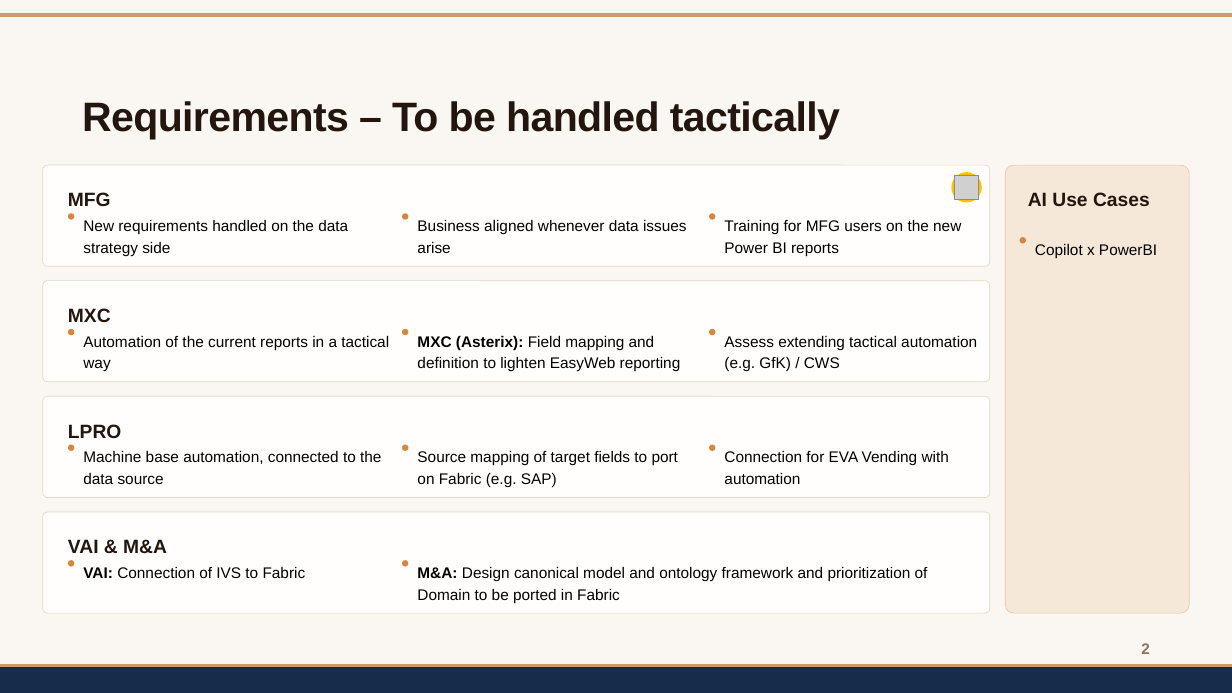
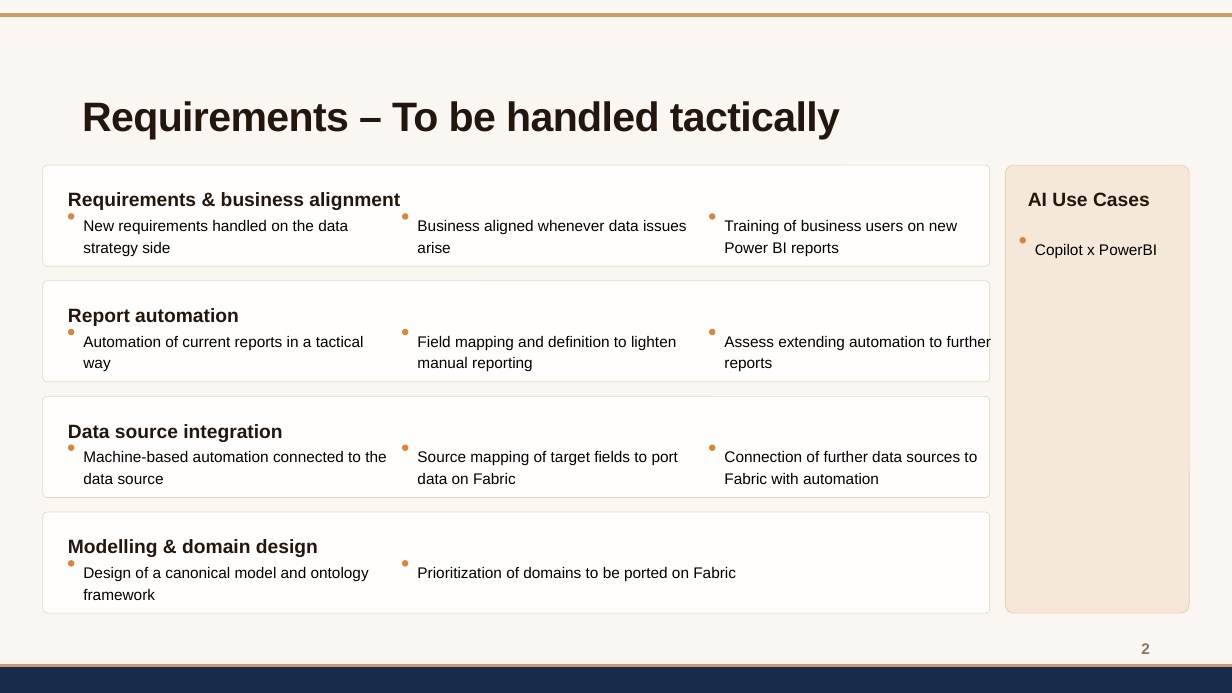
Before and after one commit to davidecirani/ECS, a slide deck: slide 2 of decks/ECS_Data_Platform_-_Data_Analytics_-_Governance_Tactical_rifinito.pptx. Drawn at 1232x693 pixels with LibreOffice and Linux fonts; fonts in the diff are those of the drawing; grey boxes stand for pictures; background and template pictures are left out. Boxes give left, top, right and bottom in pixels: in the first picture for what was removed or moved away, otherwise in the second. Text is boxed around its words. In the diff, an @@ line names an element or a change of style, - is before the commit and + after.

```diff
--- a/decks/ECS_Data_Platform_-_Data_Analytics_-_Governance_Tactical_rifinito.pptx
+++ b/decks/ECS_Data_Platform_-_Data_Analytics_-_Governance_Tactical_rifinito.pptx
@@ ellipse removed at (952, 173, 981, 201) @@
@@ picture removed at (955, 176, 979, 200) @@
@@ text at (68, 192, 400, 210): text changed @@
-MFG
+Requirements & business alignment
@@ text at (724, 220, 957, 256): text changed @@
-Training for MFG users on the new Power BI reports
+Training of business users on new Power BI reports
@@ text at (68, 308, 239, 326): text changed @@
-MXC
+Report automation
@@ text at (83, 336, 364, 372): text changed @@
-Automation of the current reports in a tactical way
+Automation of current reports in a tactical way
@@ text at (417, 336, 676, 372): text changed @@
-MXC (Asterix): Field mapping and definition to lighten EasyWeb reporting
+Field mapping and definition to lighten manual reporting
@@ text at (724, 336, 991, 372): text changed @@
-Assess extending tactical automation (e.g. GfK) / CWS
+Assess extending automation to further reports
@@ text at (68, 424, 282, 442): text changed @@
-LPRO
+Data source integration
@@ text at (83, 451, 386, 484): text changed @@
-Machine base automation, connected to the data source
+Machine-based automation connected to the data source
@@ text at (417, 451, 678, 484): text changed @@
-Source mapping of target fields to port on Fabric (e.g. SAP)
+Source mapping of target fields to port data on Fabric
@@ text at (724, 451, 977, 484): text changed @@
-Connection for EVA Vending with automation
+Connection of further data sources to Fabric with automation
@@ text at (68, 539, 318, 557): text changed @@
-VAI & M&A
+Modelling & domain design
@@ text at (83, 567, 369, 600): text changed @@
-VAI: Connection of IVS to Fabric
+Design of a canonical model and ontology framework
@@ text at (417, 567, 736, 582): text changed @@
-M&A: Design canonical model and ontology framework and prioritization of Domain to be ported in Fabric
+Prioritization of domains to be ported on Fabric
```
Also in this commit, not shown: 1 other slide changed.
